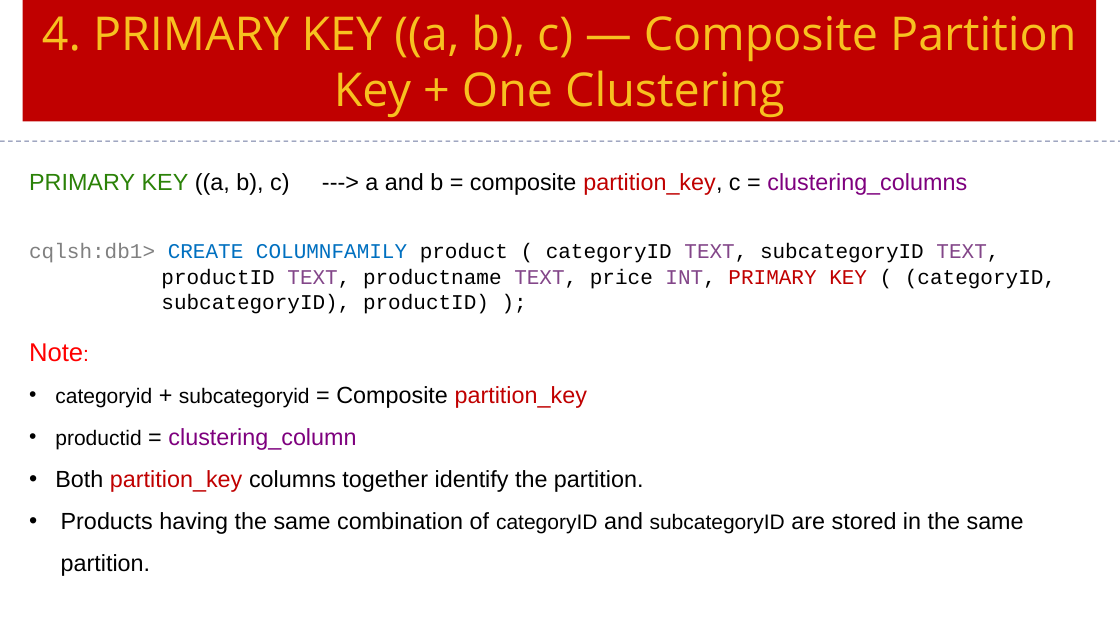
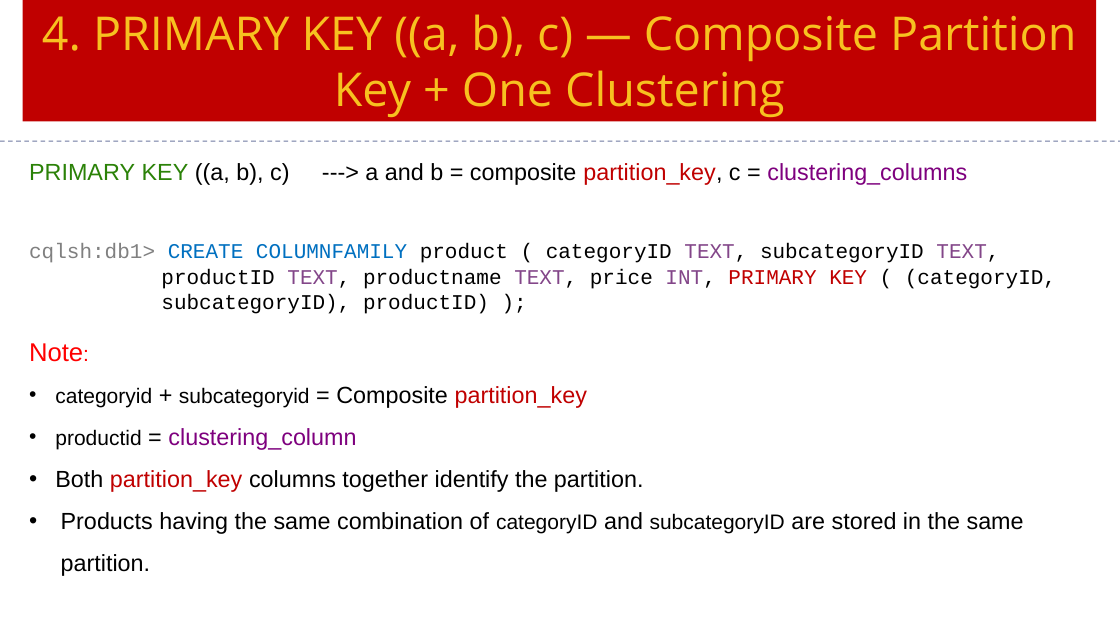
Before and after one commit to Saleel-Bagde/PPT-s, a slide deck: slide 23 of Cassandra Ver3.pptx (slide 22 before the commit). Drawn at 1120x630 pixels with LibreOffice and Linux fonts; fonts in the diff are those of the drawing. Boxes give left, top, right and bottom in pixels: in the first picture for what was removed or moved away, otherwise in the second. Text is boxed around its words. In the diff, an @@ line names an element or a change of style, - is before the commit and + after.

```diff
--- a/Cassandra Ver3.pptx
+++ b/Cassandra Ver3.pptx
@@ text "PRIMARY KEY ((a, b), c) ...": place and size @@
-text "PRIMARY KEY ((a, b), c) ..." at [29,173,967,195]
+text "PRIMARY KEY ((a, b), c) ..." at [29,163,967,185]
```
Also in this commit, not shown: 1 other slide changed, 1 slide added.
